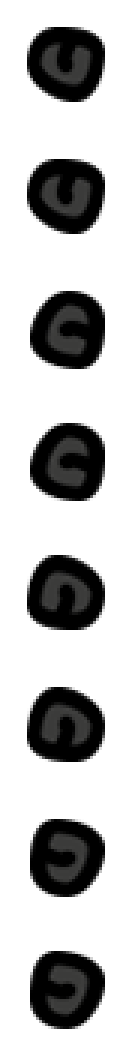
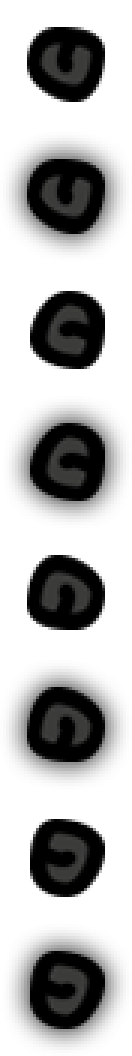
Layers edited between the first and the second w=132, h=1056 image:
pixels changed over [3, 132, 132, 1053] (layer not identified)
